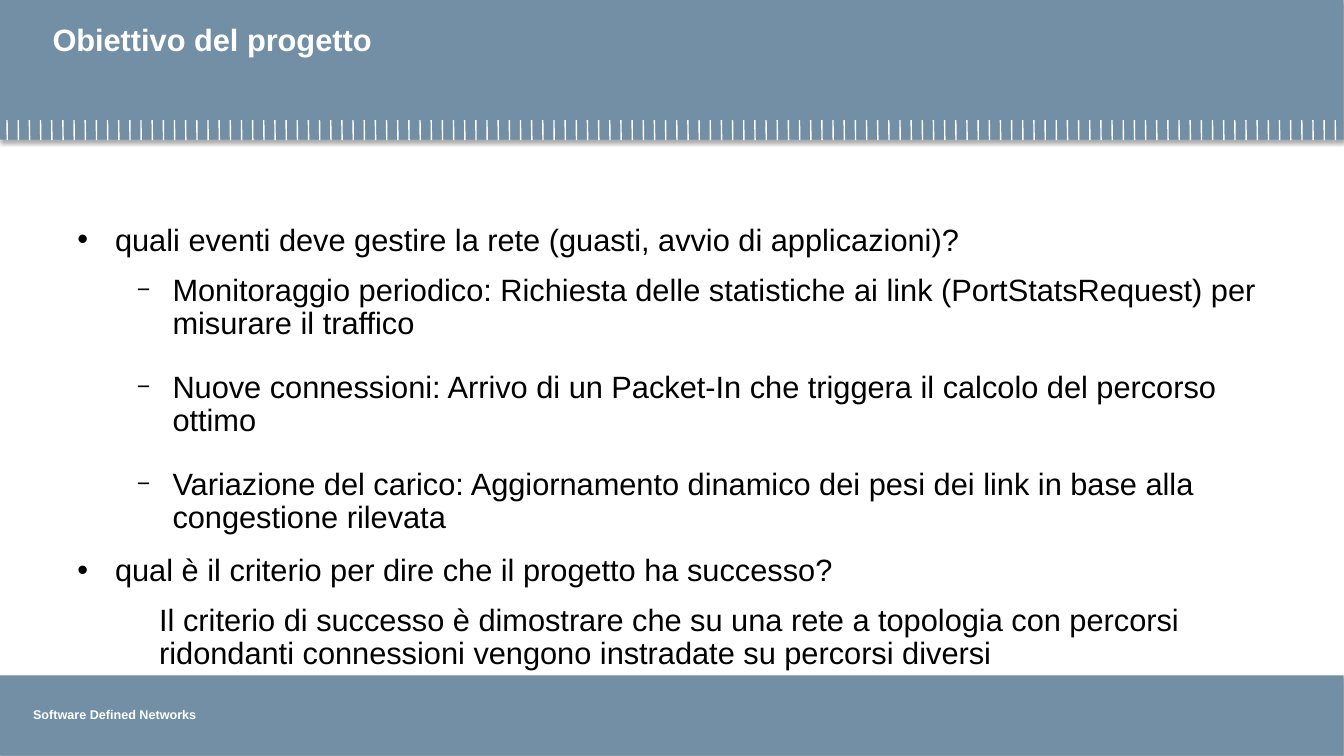
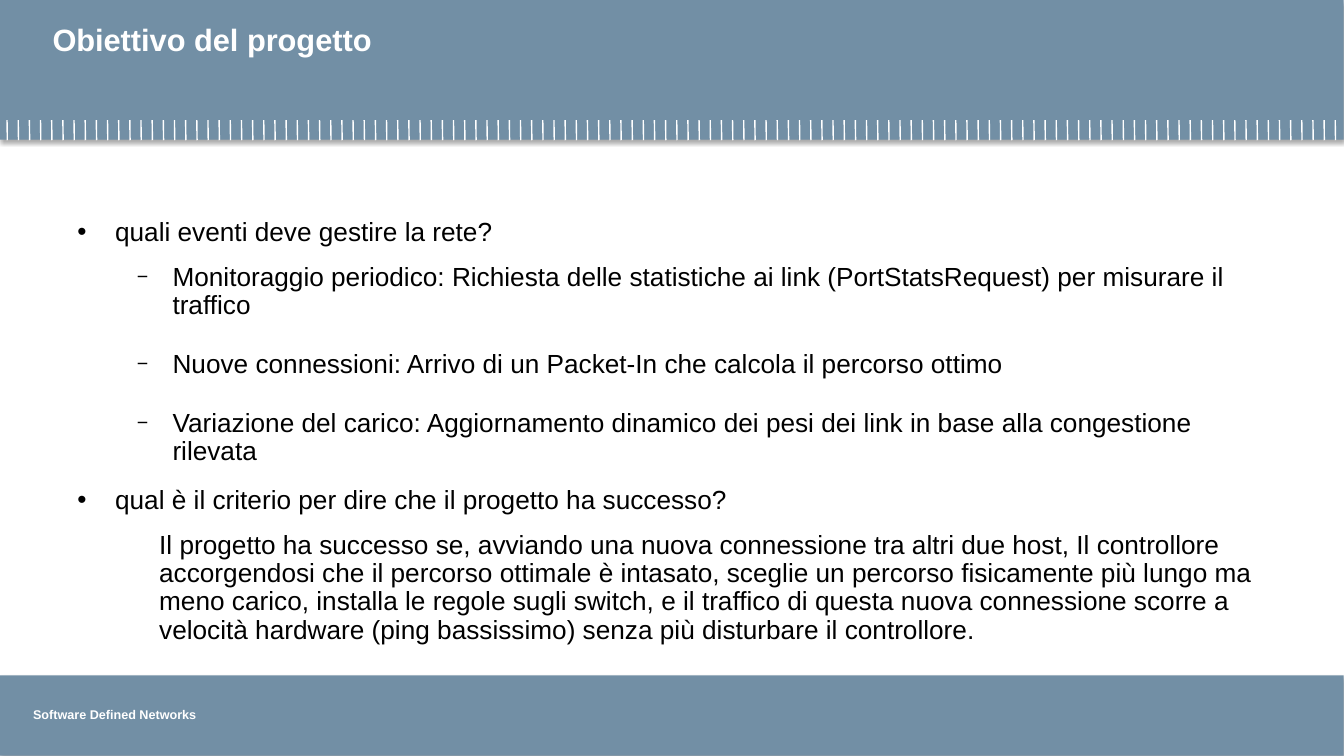
Before and after one commit to matteo-sabino-polimi/SDN_Gruppo4_2026, a slide deck: slide 4 of template/template_intermedio1.pptx. Drawn at 1344x756 pixels with LibreOffice and Linux fonts; fonts in the diff are those of the drawing; background and template pictures are left out. Boxes give left, top, right and bottom in pixels: in the first picture for what was removed or moved away, otherwise in the second. Text is boxed around its words. In the diff, an @@ line names an element or a change of style, - is before the commit and + after.

```diff
--- a/template/template_intermedio1.pptx
+++ b/template/template_intermedio1.pptx
@@ text at (115,222,492,247): text changed; size 22 to 18.7 pt @@
-• quali eventi deve gestire la rete (guasti, avvio di applicazioni)?
+• quali eventi deve gestire la rete?
@@ text at (115,267,1224,515): size 22 to 18.7 pt in "Monitoraggio periodico: Richiesta delle statistiche ai link ...", "Variazione del carico: Aggiornamento dinamico dei pesi ...", "qual è il criterio per dire che ..." @@
@@ text at (173,354,1002,379): text changed; size 22 to 18.7 pt @@
-  − Nuove connessioni: Arrivo di un Packet-In che triggera il calcolo del percorso ottimo
+  − Nuove connessioni: Arrivo di un Packet-In che calcola il percorso ottimo
@@ text at (159,535,1251,644): text changed; size 22 to 18.7 pt @@
-Il criterio di successo è dimostrare che su una rete a topologia con percorsi ridondanti connessioni vengono instradate su percorsi diversi
+Il progetto ha successo se, avviando una nuova connessione tra altri due host, Il controllore accorgendosi che il percorso ottimale è intasato, sceglie un percorso fisicamente più lungo ma meno carico, installa le regole sugli switch, e il traffico di questa nuova connessione scorre a velocità hardware (ping bassissimo) senza più disturbare il controllore.
```
Also in this commit, not shown: 2 other slides changed, 1 slide added.
